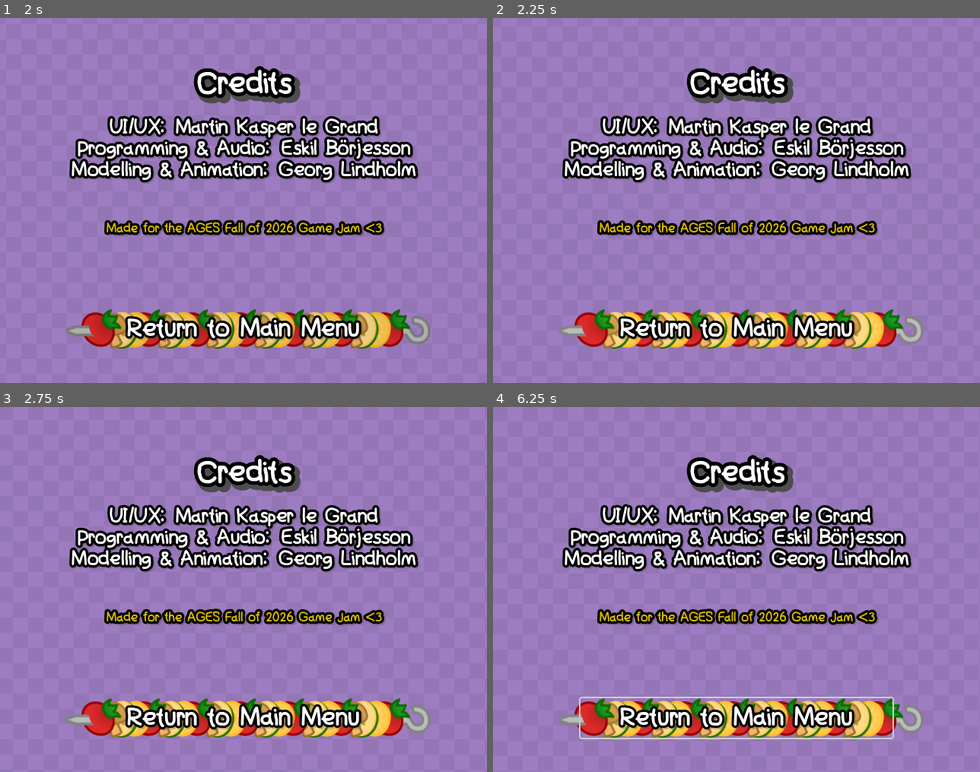
Above: before the commit, frames 1-4 (two rows, left to right).
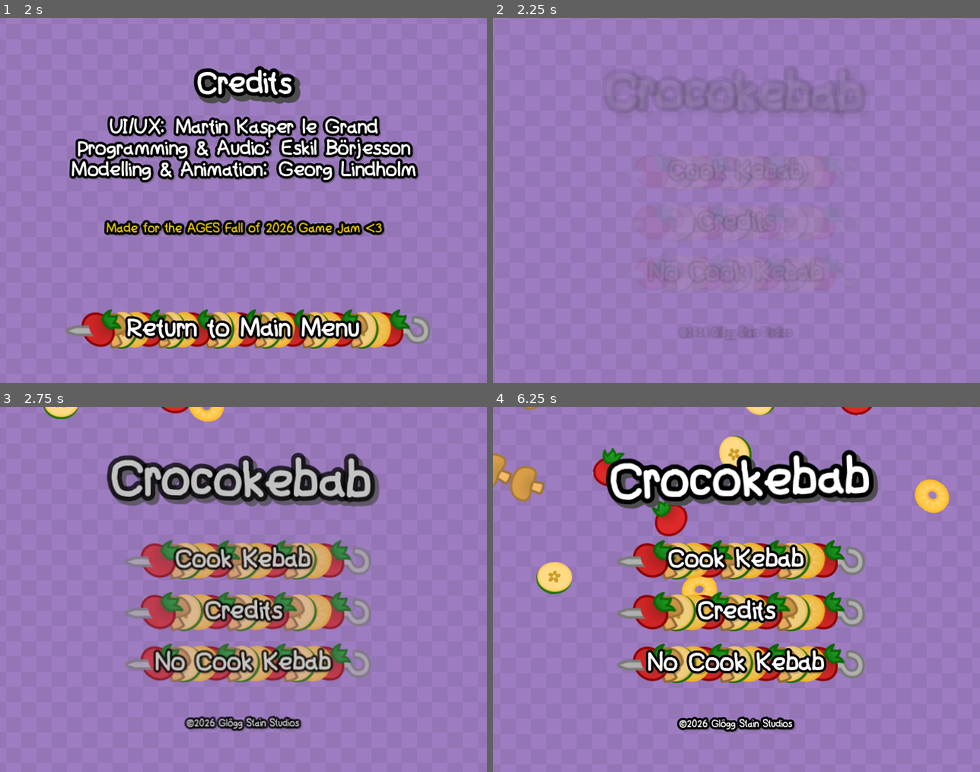
Above: after the commit, the same moments.

Repository: MartinLeGrand/AGES2026GameJam
Game: Godot game, scene res://Project/UI/MainMenu.tscn
Two runs of this game, one before a commit and one after it. Both use one fixed random seed, a clock stepped at 60 frames per second and the inputs below.
Inputs:
- Up to frame 1 (2 s): click "Cook Kebab" at 0.5 s; click "Credits" at 1.25 s
- Up to frame 2 (2.25 s): click "Return to Main Menu" at 2 s
- Up to frame 3 (2.75 s): no input
- Up to frame 4 (6.25 s): hold Right (ui_right) 2.78-3.53 s; tap R (empty_spit) every 0.75 s from 2.85 to 5.85 s; hold Left (ui_left) 3.53-4.28 s; hold Right (ui_right) 4.28-5.78 s; hold Left (ui_left) from 5.78 s (still down)

Frame 1 is identical in both runs. In frame 2, 22% of the frame differs, in the area x 13-89%, y 13-91%; in frame 3, 33%; in frame 4, 36%, in the area x 0-94%, y 0-92%.
Error before the commit: Cannot call method 'play' on a null value. (res://Project/Maps/end_scene.gd:12)

Commit message:
Final touches

Diff:
--- a/Project/Maps/GameScene.tscn
+++ b/Project/Maps/GameScene.tscn
@@ -270,7 +270,7 @@
 
 [node name="Spawner" parent="." unique_id=1467685239 instance=ExtResource("2_wot6h")]
 transform = Transform3D(1, 0, 0, 0, 1, 0, 0, 0, 1, 0, 10, -5)
-spawn_time = 0.4
+spawn_time = 1.0
 
 [node name="Spear" parent="." unique_id=1700181818 instance=ExtResource("3_d62tq")]
 transform = Transform3D(1, 0, 0, 0, 1, 0, 0, 0, 1, -0.72889566, -3.8391643, -5)
@@ -310,7 +310,7 @@
 surface_material_override/0 = SubResource("StandardMaterial3D_bcaam")
 
 [node name="Fire" parent="." unique_id=88479697 instance=ExtResource("10_q8uac")]
-transform = Transform3D(1, 0, 0, 0, 1, 0, 0, 0, 1, 2.6265745, -6.6969757, -5)
+transform = Transform3D(1, 0, 0, 0, 1, 0, 0, 0, 1, -2.4493499, -6.6969757, -5)
 
 [node name="AnimationPlayer" type="AnimationPlayer" parent="." unique_id=1259900917]
 libraries/ = SubResource("AnimationLibrary_gctcx")
--- a/Project/Maps/end_scene.gd
+++ b/Project/Maps/end_scene.gd
@@ -9,4 +9,4 @@
 
 
 func _on_button_pressed() -> void:
-	animPlayer.play("end_exit")
+	load_mainmenu()
Not shown, added: export_presets.cfg
